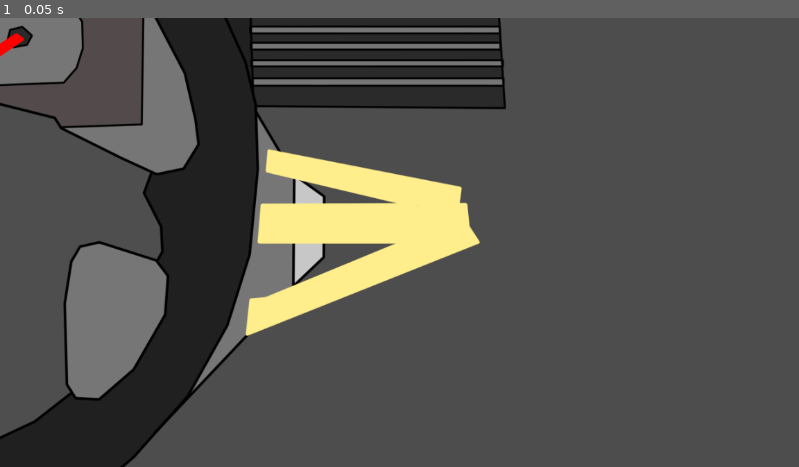
Above: before the commit, frame 1.
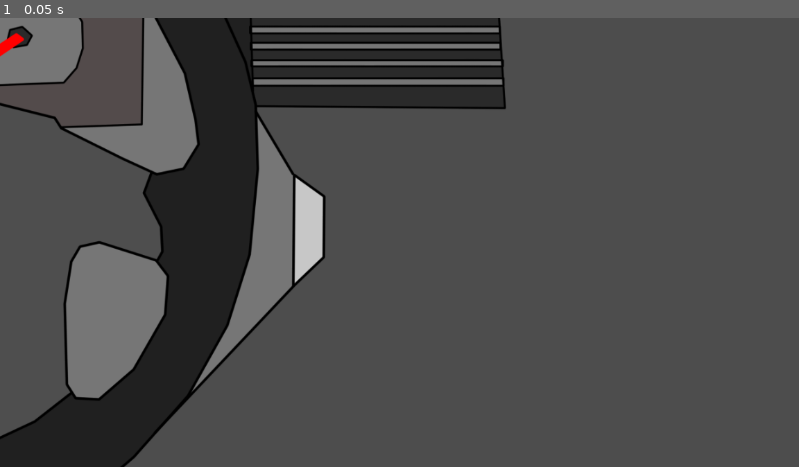
Above: after the commit, the same moment.

Repository: Sammouille/nodja
Game: Godot game, scene res://scripts_et_scenes/mini-jeux/demarrer_voiture/mj_demarrer_voiture.tscn
Two runs of this game, one before a commit and one after it. Both use one fixed random seed, a clock stepped at 60 frames per second and the inputs below. The project has no main scene, so this scene is started directly.
Inputs:
- Up to frame 1 (0.05 s): no input

The runs differ from the first frame. In frame 1, 5.6% of the frame differs, in the area x 30-61%, y 29-71%.

Commit message:
ajout d'une variable has_win pour la voiture, la clé ne bouge plus après victoire

Diff:
--- a/scripts_et_scenes/mini-jeux/demarrer_voiture/cle.gd
+++ b/scripts_et_scenes/mini-jeux/demarrer_voiture/cle.gd
@@ -13,6 +13,9 @@
 #Variables qui permet de savoir facilement où est la souris.
 var is_mouse_in : bool = false
 var is_on_good_pos : bool = false
+
+#Variable qui vérifie la victoire du mini jeu.
+var has_win : bool = false
 
 #Position actuelle de la souris pendant le drag.
 var mouse_drag_pos : Vector2 = Vector2(0.0, 0.0)
@@ -31,6 +34,7 @@
 		texture = png_cle_tournee
 		if is_on_good_pos and get_parent().has_scotch:
 			print("voiture demarre")
+			has_win = true
 		else:
 			TimerCle.start()
 
@@ -43,7 +47,7 @@
 			#print(mouse_drag_pos)
 
 	#Si la souris drag la clé et qu'elle bouge, alors la clé bouge aussi.
-	if is_mouse_in and Input.is_action_pressed("clique_gauche") and event is InputEventMouseMotion:
+	if !has_win and is_mouse_in and Input.is_action_pressed("clique_gauche") and event is InputEventMouseMotion:
 		#Récup de la position de la souris sur l'écran.
 		var temp_current_mouse_pos = get_viewport().get_mouse_position()
 		#On calcule la différence de position entre celle actuelle et la dernière enregistrée.
--- a/scripts_et_scenes/mini-jeux/demarrer_voiture/mj_demarrer_voiture.tscn
+++ b/scripts_et_scenes/mini-jeux/demarrer_voiture/mj_demarrer_voiture.tscn
@@ -14,7 +14,6 @@
 grow_horizontal = 2
 grow_vertical = 2
 script = ExtResource("1_vdvoi")
-has_scotch = true
 has_key = false
 
 [node name="PosPourTourner" type="Control" parent="." unique_id=1142383083]
